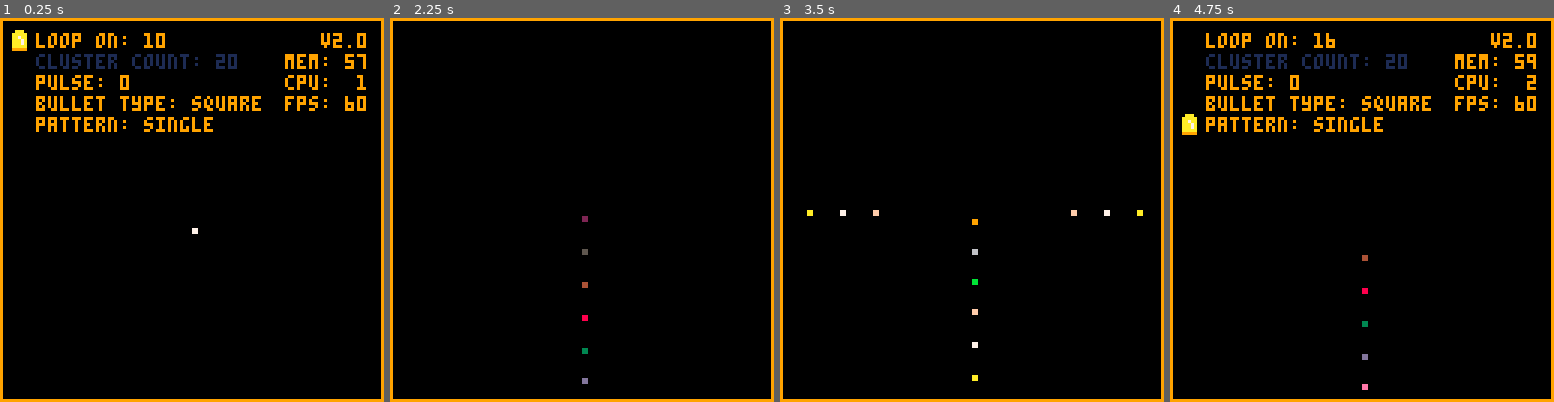
Above: before the commit, frames 1-4 (left to right).
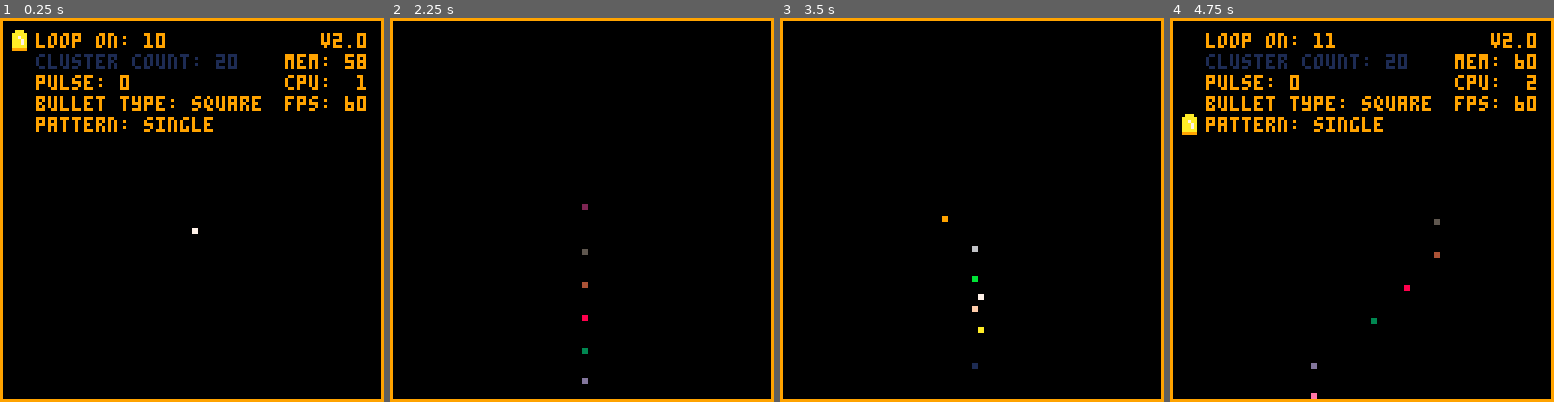
Above: after the commit, the same moments.

Repository: rustybailey/bullet_pattern_tester
Game: PICO-8 cartridge bullet_pattern_tester.p8
Same seed, same stepped clock (60 frames per second), same inputs: the game is played once before the commit and once after it.
Inputs:
- Up to frame 1 (0.25 s): no input
- Up to frame 2 (2.25 s): tap X (X key) at 0.33, 1.07, 1.85 s; tap O (Z key) at 0.7, 1.7, 2.1 s; hold Right 1.6-2.1 s; hold Up from 2.15 s (still down)
- Up to frame 3 (3.5 s): release Up at 2.42 s; hold Right 2.47-3.03 s; tap O (Z key) at 2.5, 2.9, 3.3 s; tap X (X key) at 2.97 s; hold Left from 3.08 s (still down)
- Up to frame 4 (4.75 s): release Left at 3.58 s; hold Down 3.63-3.97 s; tap O (Z key) at 3.7, 4.1, 4.5 s; hold Right 4.02-4.68 s; tap X (X key) at 4.08 s; hold Up from 4.73 s (still down)

The runs differ from the first frame. In frame 1, less than 0.1% of the frame differs, in the area x 92-95%, y 10-14%; in frame 2, less than 0.1%; in frame 3, 0.4%, in the area x 7-95%, y 50-95%; in frame 4, 0.4%.

Commit message:
When you hide the ui, you can move the pattern's origin.

Diff:
--- a/bullet_pattern_tester.p8
+++ b/bullet_pattern_tester.p8
@@ -47,14 +47,14 @@
     y = y,
     counter = 0,
     current_color = 1,
-    pattern = 1,
-    loop_number = 10,
-    cluster_count = 20,
-    pulse = 0,
+    pattern = pattern,
+    loop_number = loop_number,
+    cluster_count = cluster_count,
+    pulse = pulse,
     pulse_count = 0,
     pulse_off = false,
     colors_light_to_dark = {10,7,15,11,6,9,12,14,13,3,8,4,5,2,1},
-    bullet_type = 1,
+    bullet_type = bullet_type,
     bullets = {},
     make_wave = function(self, color)
       -- single
@@ -135,7 +135,7 @@
     end
   }
 end
-attack = make_attack_pattern(64, 64)
+attack = make_attack_pattern(64, 64, 1, 10, 20, 0, 1)
 
 bullet_types = {
   'square',
@@ -270,7 +270,7 @@
     attack.loop_number = 10
     attack.cluster_count = 20
     attack.pulse = 0
-    bullet_type = 0
+    attack.bullet_type = 1
   end,
   update = function(self)
     -- menu controls could have been handled by native btnp,
@@ -367,7 +367,27 @@
     _init()
   end
   attack:update()
-  menu:update()
+
+  if (show_ui) then
+    menu:update()
+  else
+    -- if the menu is hidden, then you can move the attack pattern
+    if btn(0) then
+      attack.x -= 1
+    end
+
+    if btn(1) then
+      attack.x += 1
+    end
+
+    if btn(2) then
+      attack.y -= 1
+    end
+
+    if btn(3) then
+      attack.y += 1
+    end
+  end
 end
 
 function _draw()
